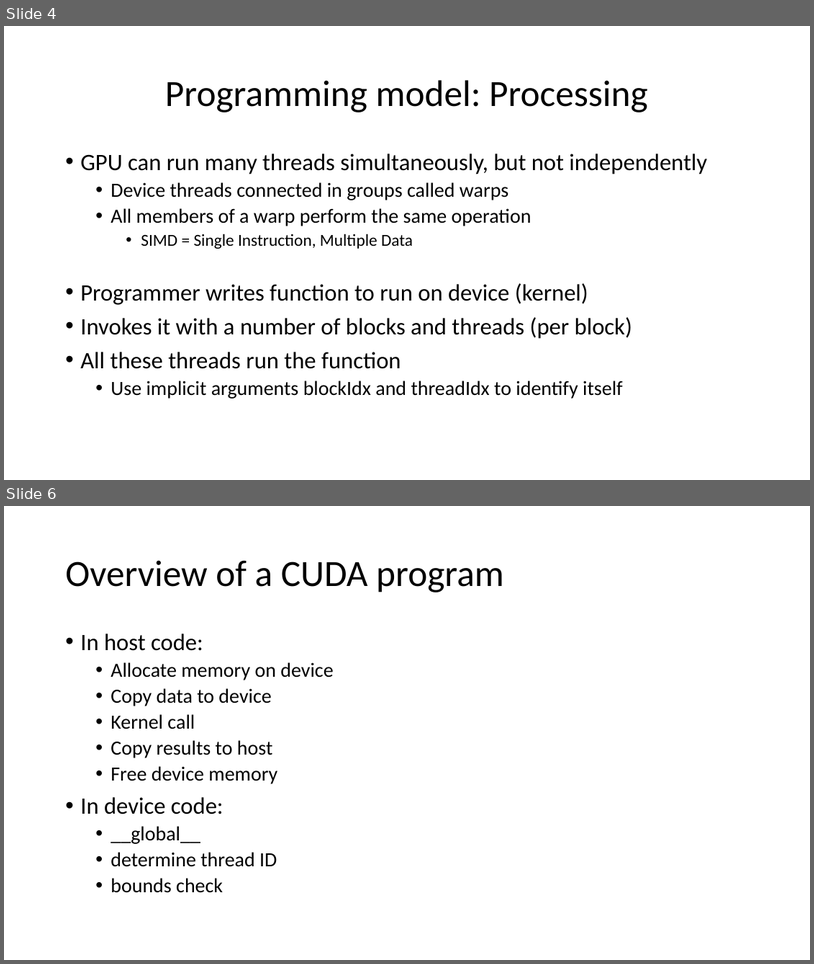
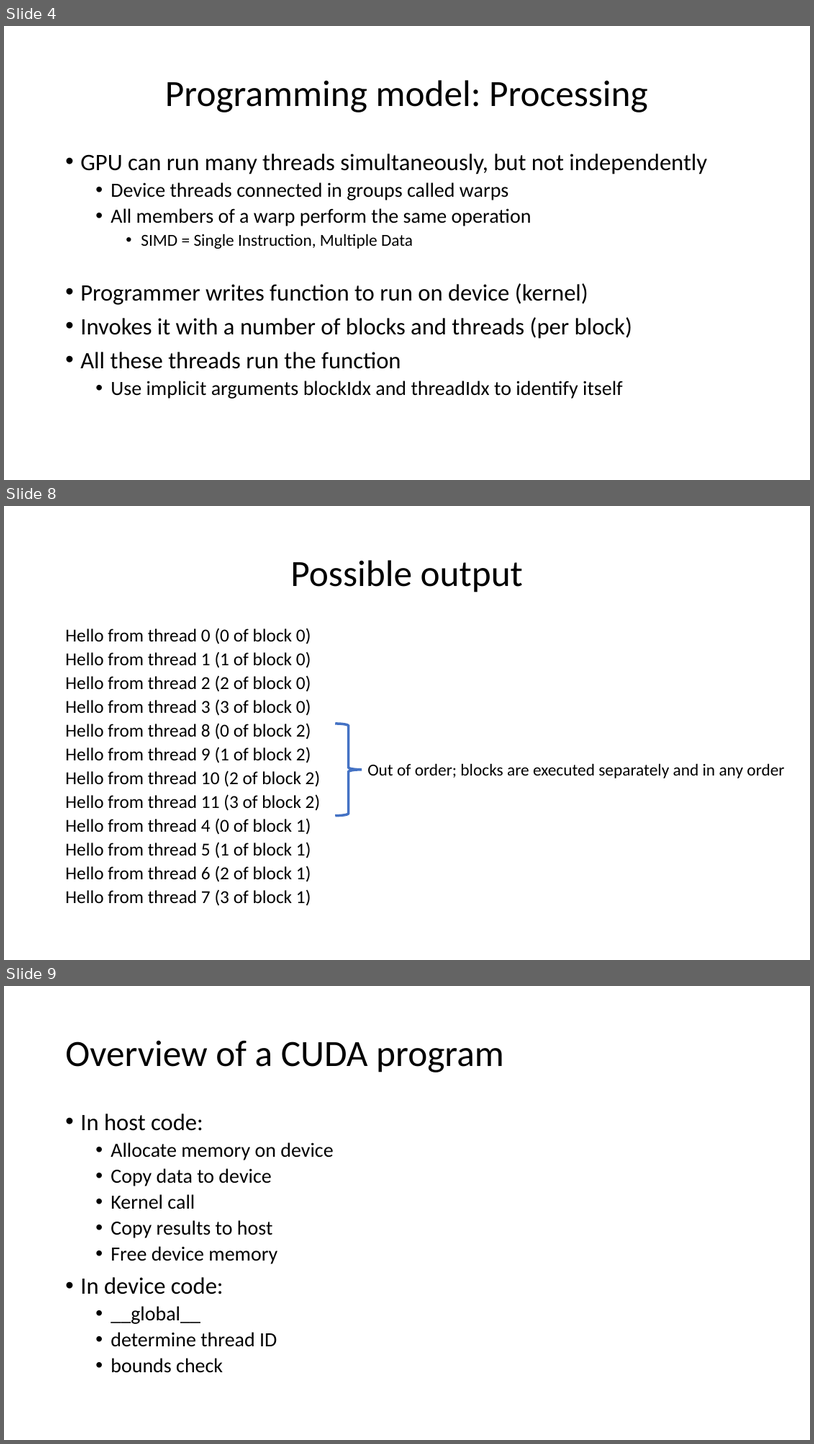
Before and after one commit to TeachingUndergradsCHC/modules, a slide deck: Programming/cuda/lecture_slides.pptx. Shown one above the other, each under a label of ours: slides 4 and 6 before the commit, slides 4, 8 and 9 after it; the slides between them are not shown. The pictures are 814x964 and 814x1444 pixels, drawn with LibreOffice and Linux fonts; fonts in the diff are those of the drawing. Boxes give left, top, right and bottom in pixels: in the first picture for what was removed or moved away, otherwise in the second. Text is boxed around its words. In the diff, an @@ line names an element or a change of style, - is before the commit and + after.

```diff
--- a/Programming/cuda/lecture_slides.pptx
+++ b/Programming/cuda/lecture_slides.pptx
@@ slide 8 added at [4, 506, 810, 960], background #FFFFFF @@
@@ title added at [291, 560, 523, 592], 44 pt, text #000000 @@
+Possible output
@@ text added at [65, 628, 321, 906], 21.7 pt, text #000000 @@
+Hello from thread 0 (0 of block 0)
+Hello from thread 1 (1 of block 0)
+Hello from thread 2 (2 of block 0)
+Hello from thread 3 (3 of block 0)
+Hello from thread 8 (0 of block 2)
+Hello from thread 9 (1 of block 2)
+Hello from thread 10 (2 of block 2)
+Hello from thread 11 (3 of block 2)
+Hello from thread 4 (0 of block 1)
+Hello from thread 5 (1 of block 1)
+Hello from thread 6 (2 of block 1)
+Hello from thread 7 (3 of block 1)
@@ right brace added at [335, 723, 362, 815], outline #4472C4 3 pt @@
@@ text added at [368, 763, 784, 778], 20 pt, text #000000 @@
+Out of order; blocks are executed separately and in any order
@@ what was slide 6 is now slide 9 @@
```
Also in this commit, not shown: 2 slides changed, 8 other slides added, 3 slides removed, 3 other files.
